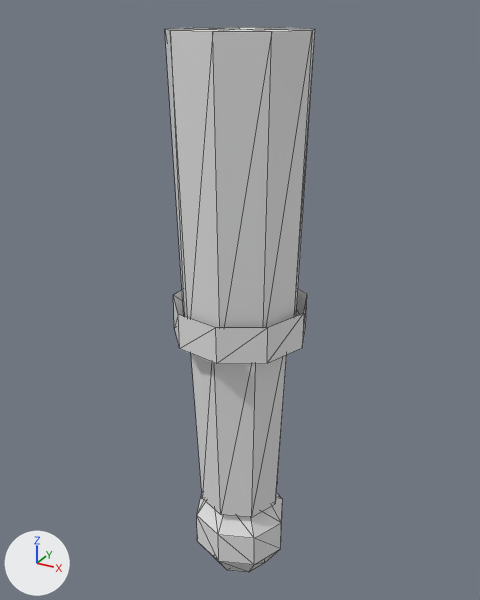
A saved change to the OBJ model assets/models/citizens/arm_l.obj.
Both versions are drawn from a 50 mm camera at (0.276, -0.503, 0.016) aimed at (-0.008, 0.013, -0.242). Arrows for +X, +Y and +Z are at lower left; the lights stay in place. The picture after the commit comes second. Mesh edges are drawn as thin lines. Where no turn or scale is listed for an object, it has been applied to the vertices. Vertices at exactly the same position are counted once.

The scene before the commit, as lines of its bpy script (objects in view):
```python
me_arm_l = bpy.data.meshes.new('arm_l')
me_arm_l.from_pydata(...)  # 90 vertices, 150 faces; spans x -0.061..0.065, y -0.064..0.064, z -0.558..0.0
ob_arm_l = bpy.data.objects.new('arm_l', me_arm_l)
ob_arm_l.location = (0.0, 0.0, 0.0)
```
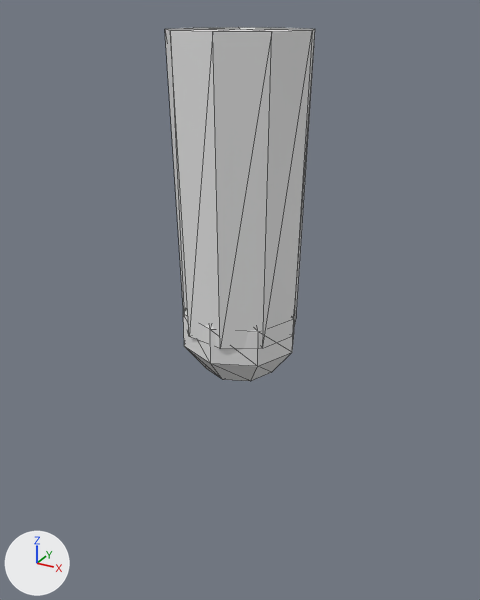
What differs and where, as boxes [x1, y1, x2, y2] in the pictures (480 x 600 px; the box of a moved part takes in the faces that stretch with it):
'arm_l', reshaped (35% shorter): before [165, 27, 315, 572]; after [165, 27, 315, 381]
part 1 of me_arm_l, deleted: before [197, 493, 283, 572]
part 2 of me_arm_l, moved or reshaped: before [173, 289, 307, 517]; after [183, 310, 294, 381]

The change in detail:
me_arm_l is used by ob_arm_l; location (0.0, 0.0, 0.0).
me_arm_l had 90 vertices, 150 faces and spanned x -0.061..0.065, y -0.064..0.064, z -0.558..0.0.
me_arm_l now has 54 vertices, 100 faces and spans x -0.058..0.062, y -0.061..0.061, z -0.315..0.0.
me_arm_l part 1: the loose piece of 34 vertices spanning x -0.049..0.049, y -0.048..0.048, z -0.558..-0.442 is deleted.
Part 2, on me_arm_l:
34 vertices are removed from x -0.061..0.065, y -0.064..0.064, z -0.46..-0.235.
50 faces are deleted.
2 vertices move from x -0.035..0.0, y 0.0..0.035, z -0.255 to x 0.0, y 0.0..0.034, z -0.215..-0.205.
24 vertices are added at x -0.055..0.055, y -0.055..0.055, z -0.315..-0.215.
8 new vertices lie (0.0, 0.0, 0.034) away from vertices in x -0.055..0.055, y -0.055..0.055, z -0.277.
64 new faces join them.
